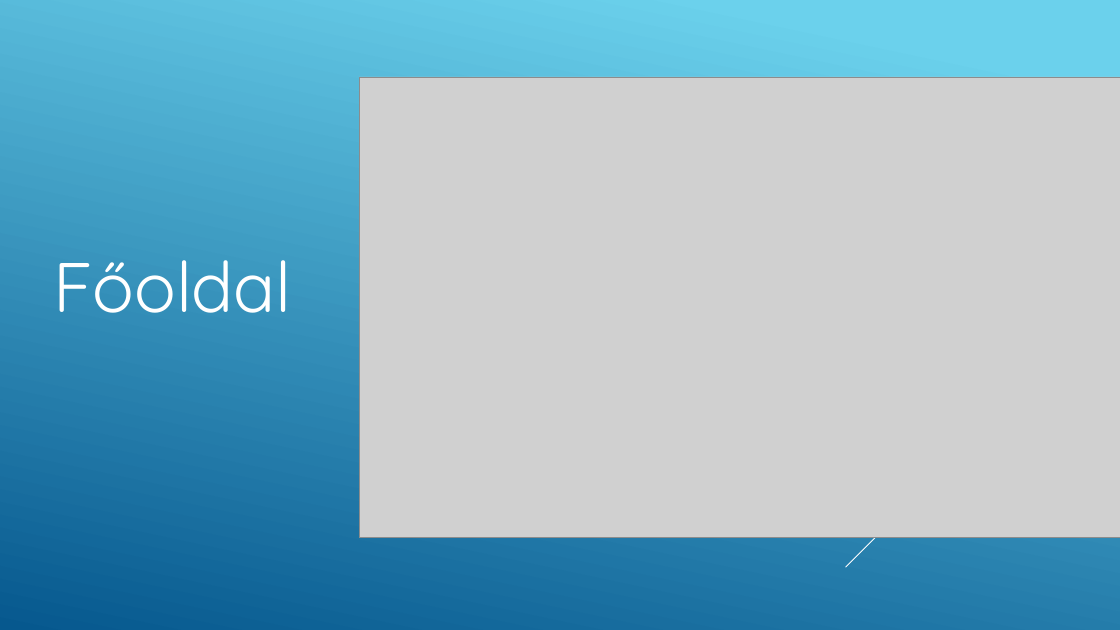
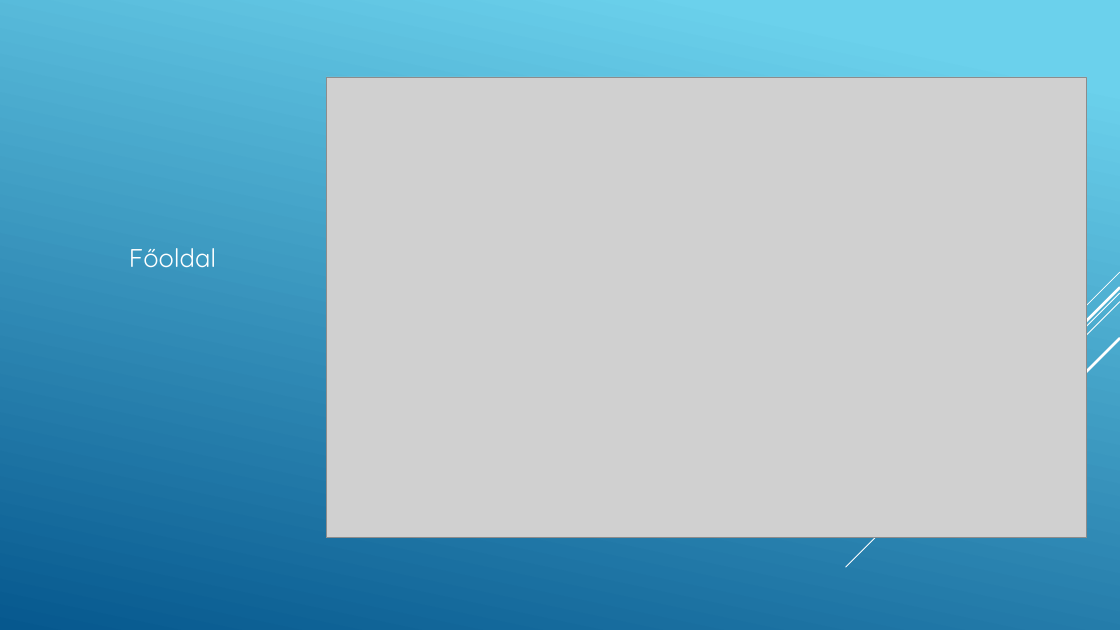
Before and after one commit to csokyS/LuxCar, a slide deck: slide 19 of docs/LuxCar.pptx. Drawn at 1120x630 pixels with LibreOffice and Linux fonts; fonts in the diff are those of the drawing; grey boxes stand for pictures. Boxes give left, top, right and bottom in pixels: in the first picture for what was removed or moved away, otherwise in the second. Text is boxed around its words. In the diff, an @@ line names an element or a change of style, - is before the commit and + after.

```diff
--- a/docs/LuxCar.pptx
+++ b/docs/LuxCar.pptx
@@ picture: place and size @@
-picture at [360, 77, 1120, 539]
+picture at [326, 77, 1087, 539]
@@ text "Főoldal" at [129, 248, 216, 268]: size 60 to 22 pt; less space between paragraphs @@
```
Also in this commit, not shown: 19 other slides changed, 1 slide added, 1 slide removed, 1 other file.
